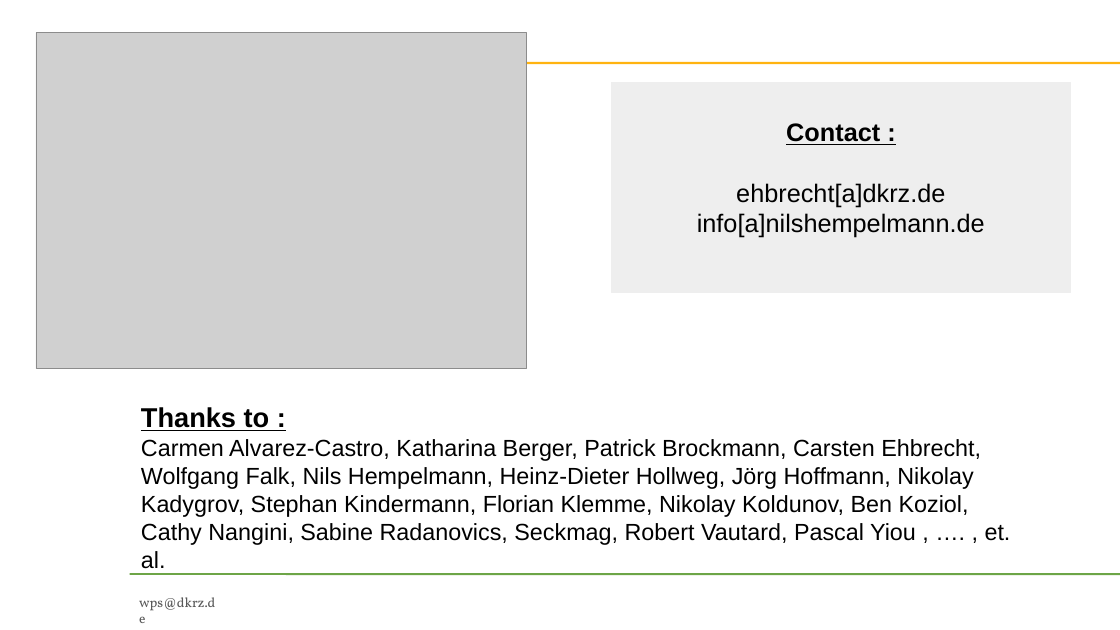
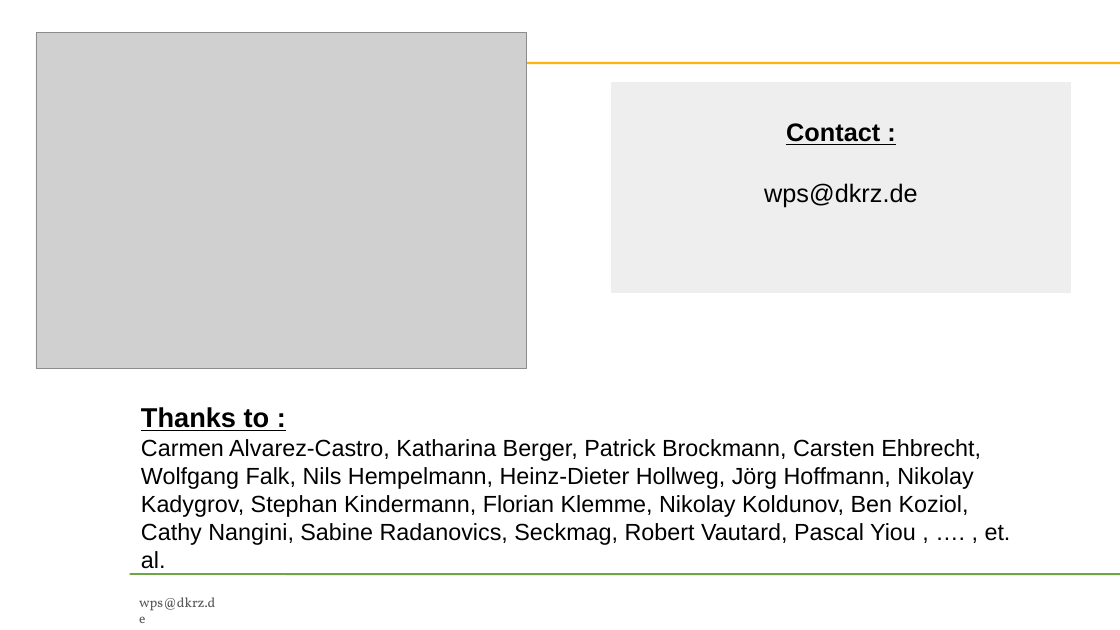
Before and after one commit to bird-house/birdhouse-docs, a slide deck: slide 22 of slides/birdhouse-esgf-f2f-2016/birdhouse-esgf-f2f-2016.odp (slide 19 before the commit). Drawn at 1120x630 pixels with LibreOffice and Linux fonts; fonts in the diff are those of the drawing; grey boxes stand for pictures; background and template pictures are left out. Boxes give left, top, right and bottom in pixels: in the first picture for what was removed or moved away, otherwise in the second. Text is boxed around its words. In the diff, an @@ line names an element or a change of style, - is before the commit and + after.

```diff
--- a/slides/birdhouse-esgf-f2f-2016/birdhouse-esgf-f2f-2016.odp
+++ b/slides/birdhouse-esgf-f2f-2016/birdhouse-esgf-f2f-2016.odp
@@ text in rectangle at (x1=764, y1=183, x2=917, y2=207): text changed @@
-ehbrecht[a]dkrz.de
-info[a]nilshempelmann.de
+wps@dkrz.de
```
Also in this commit, not shown: 3 other slides changed, 4 slides added.
